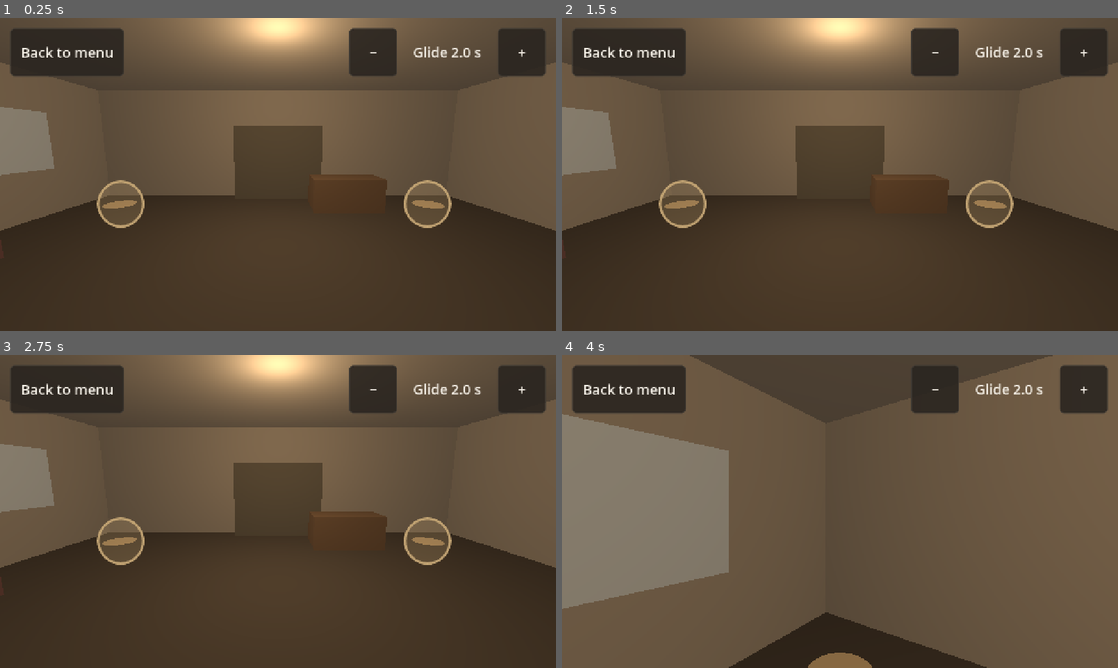
Above: before the commit, frames 1-4 (two rows, left to right).
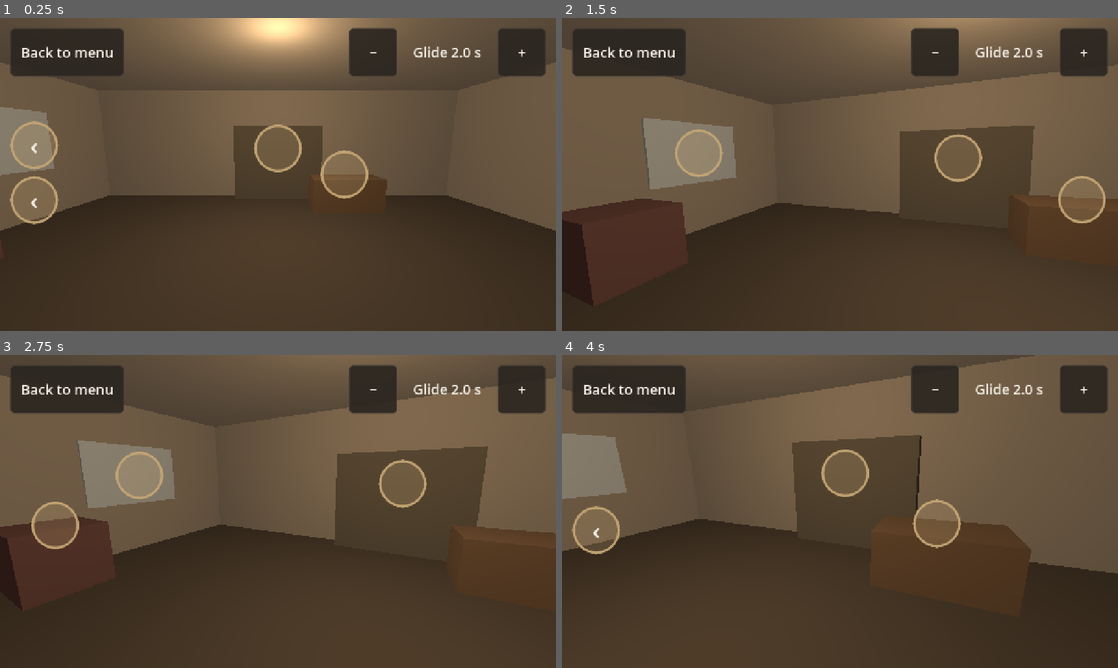
Above: after the commit, the same moments.

Repository: dsickles/Threshold
Game: Godot game, scene res://scenes/m0_checks/viewpoints_check.tscn
Two runs of this game, one before a commit and one after it. Both use one fixed random seed, a clock stepped at 60 frames per second and the inputs below. This scene is started directly instead of the project's main scene.
Inputs (mouse positions are in pixels of both pictures, inside the frame that each line leads up to):
- Up to frame 1 (0.25 s): no input
- Up to frame 2 (1.5 s): click (595, 146) at 0.5 s, where only the run after the commit has a clickable "‹"; click (595, 208) at 1.25 s, where only the run after the commit has a clickable "‹"
- Up to frame 3 (2.75 s): click (522, 545) at 2 s, where only the run after the commit has a clickable "›"
- Up to frame 4 (4 s): click (684, 539) at 2.77 s; click (595, 467) at 3.5 s, where only the run after the commit has a clickable "‹"

The runs differ from the first frame. In frame 1, 4.2% of the frame differs, in the area x 1-82%, y 32-68%; in frame 2, 24%; in frame 3, 25%; in frame 4, 48%, in the area x 0-100%, y 0-100%.

Commit message:
DAS-69: tap a thing to glide to a view of it; off-screen spots pin to the edge
Replaces the walk-then-turn glide. Viewpoints now frame the window, table,
armchair and shelf, with rings on the things themselves.

Co-Authored-By: Claude Opus 5.5 (1M context) <noreply@anthropic.com>
Claude-Session: https://claude.ai/code/session_01UAkB73u8qYuUAeMKa7yUMB

Diff:
--- a/game/scenes/m0_checks/viewpoints_check.gd
+++ b/game/scenes/m0_checks/viewpoints_check.gd
@@ -1,6 +1,6 @@
 extends Node3D
-## M0 check 3 (DAS-69): a gray-box room with four viewpoints. Tap a ring to
-## glide the camera there. On-screen buttons change the glide duration so Dan
+## M0 check 3 (DAS-69): a gray-box room with four viewpoints. Tap a ring on a
+## thing to glide to a view looking at it. On-screen buttons change the glide duration so Dan
 ## can pick the one that feels right. Throwaway M0 scaffolding, not the House.
 
 const MENU_SCENE := "res://scenes/ui/m0_menu.tscn"
@@ -9,13 +9,17 @@
 const ROOM_SIZE := Vector3(10.0, 3.0, 7.0)
 const EYE_HEIGHT := 1.6
 
-# Where each viewpoint stands and what it looks at.
+# Each viewpoint frames one thing: its ring sits on "focus", and the camera
+# stands at "stand" looking at it.
 const VIEWPOINTS: Array[Dictionary] = [
-	{"stand": Vector3(0.0, 0.0, 3.0), "look_at": Vector3(0.0, 1.0, -1.0)},  # Doorway
-	{"stand": Vector3(-4.0, 0.0, -2.5), "look_at": Vector3(0.0, 1.0, 2.0)},  # Window
-	{"stand": Vector3(3.8, 0.0, -2.5), "look_at": Vector3(-1.0, 1.0, 1.0)},  # Table
-	{"stand": Vector3(-3.8, 0.0, 2.3), "look_at": Vector3(2.0, 1.0, -1.5)},  # Armchair
+	{"focus": Vector3(-4.9, 1.6, -1.0), "stand": Vector3(-1.6, 0.0, 0.2)},  # Window
+	{"focus": Vector3(1.6, 0.8, -2.3), "stand": Vector3(2.4, 0.0, 0.6)},  # Table
+	{"focus": Vector3(-4.3, 0.9, 0.6), "stand": Vector3(-1.4, 0.0, 2.2)},  # Armchair
+	{"focus": Vector3(0.0, 1.4, -3.1), "stand": Vector3(-0.6, 0.0, 0.4)},  # Shelf
 ]
+# Where you start: in the doorway, looking into the room.
+const START_STAND := Vector3(0.0, 0.0, 3.0)
+const START_LOOK_AT := Vector3(0.0, 1.0, -1.0)
 
 # Gray-box furniture: [centre, size, colour].
 const PROPS: Array[Array] = [
@@ -24,21 +28,18 @@
 	[Vector3(0.0, 1.0, -3.3), Vector3(2.4, 2.0, 0.4), Color(0.4, 0.38, 0.34)],  # Shelf
 	[Vector3(4.7, 0.5, 2.2), Vector3(0.6, 1.0, 1.4), Color(0.38, 0.36, 0.33)],  # Cabinet
 	[Vector3(-4.95, 1.6, -1.0), Vector3(0.05, 1.2, 1.8), Color(0.75, 0.8, 0.85)],  # Window
-	[Vector3(0.0, 1.05, 3.45), Vector3(1.2, 2.1, 0.05), Color(0.3, 0.24, 0.18)],  # Door
 ]
-
-# A glide turns to face the tapped spot, moves there still facing it, then
-# turns to that viewpoint's framed shot. These are where each part ends.
-const TURN_END := 0.2
-const MOVE_END := 0.8
 
 const GLIDE_MIN := 0.2
 const GLIDE_MAX := 3.0
 const GLIDE_STEP := 0.2
 const RING_SIZE := 110.0
+const EDGE_MARGIN := 24.0
+# Keeps pinned rings clear of the Back and glide buttons along the top.
+const TOP_CLEAR := 160.0
 
 var _glide_seconds := 2.0
-var _current := 0
+var _current := -1
 var _camera: Camera3D
 var _tween: Tween
 var _rings: Array[Button] = []
@@ -50,7 +51,7 @@
 	_camera = Camera3D.new()
 	_camera.fov = 70.0
 	add_child(_camera)
-	_camera.global_transform = _viewpoint_transform(_current)
+	_camera.global_transform = _look_from(START_STAND, START_LOOK_AT)
 	_build_ui()
 
 
@@ -63,8 +64,12 @@
 
 func _viewpoint_transform(index: int) -> Transform3D:
 	var vp: Dictionary = VIEWPOINTS[index]
-	var eye: Vector3 = vp.stand + Vector3.UP * EYE_HEIGHT
-	return Transform3D.IDENTITY.translated(eye).looking_at(vp.look_at, Vector3.UP)
+	return _look_from(vp.stand, vp.focus)
+
+
+func _look_from(stand: Vector3, target: Vector3) -> Transform3D:
+	var eye := stand + Vector3.UP * EYE_HEIGHT
+	return Transform3D.IDENTITY.translated(eye).looking_at(target, Vector3.UP)
 
 
 func _go_to(index: int) -> void:
@@ -75,36 +80,58 @@
 		_tween.kill()
 	var from := _camera.global_transform
 	var to := _viewpoint_transform(index)
-	var heading := to.origin - from.origin
-	heading.y = 0.0
-	var facing := from.looking_at(from.origin + heading, Vector3.UP).basis
-	_tween = create_tween()
-	_tween.tween_method(_apply_glide.bind(from, facing, to), 0.0, 1.0, _glide_seconds)
-
-
-func _apply_glide(t: float, from: Transform3D, facing: Basis, to: Transform3D) -> void:
-	var basis: Basis
-	if t < TURN_END:
-		basis = from.basis.slerp(facing, smoothstep(0.0, TURN_END, t))
-	elif t < MOVE_END:
-		basis = facing
-	else:
-		basis = facing.slerp(to.basis, smoothstep(MOVE_END, 1.0, t))
-	var move := smoothstep(TURN_END, MOVE_END, t)
-	_camera.global_transform = Transform3D(basis, from.origin.lerp(to.origin, move))
-
-
-# Each viewpoint gets a ring on the floor in the 3D room and a tappable button
-# drawn over it, so the target stays at least 44px however far away it is.
+	_tween = create_tween().set_trans(Tween.TRANS_SINE).set_ease(Tween.EASE_IN_OUT)
+	_tween.tween_method(_apply_glide.bind(from, to), 0.0, 1.0, _glide_seconds)
+
+
+func _apply_glide(t: float, from: Transform3D, to: Transform3D) -> void:
+	_camera.global_transform = from.interpolate_with(to, t)
+
+
+# Each viewpoint gets a tappable ring drawn over the thing it frames, so the
+# target stays at least 44px however far away it is. A thing out of view gets
+# its ring pinned to the screen edge on its side, with an arrow, so there is
+# always somewhere visible to go.
 func _place_rings() -> void:
 	var screen := get_viewport().get_visible_rect()
+	var half := RING_SIZE / 2.0
+	var area := Rect2(
+		Vector2(EDGE_MARGIN + half, TOP_CLEAR + half),
+		screen.size - Vector2(2.0 * (EDGE_MARGIN + half), TOP_CLEAR + EDGE_MARGIN + 2.0 * half))
+	var pinned_left: Array[Button] = []
+	var pinned_right: Array[Button] = []
 	for i in _rings.size():
 		var ring := _rings[i]
-		var floor_point: Vector3 = VIEWPOINTS[i].stand + Vector3.UP * 0.02
-		var in_front := i != _current and not _camera.is_position_behind(floor_point)
-		var point := _camera.unproject_position(floor_point)
-		ring.visible = in_front and screen.grow(RING_SIZE).has_point(point)
+		ring.visible = i != _current
+		var focus: Vector3 = VIEWPOINTS[i].focus
+		var point := _camera.unproject_position(focus)
+		if _camera.is_position_behind(focus):
+			var local := _camera.global_transform.affine_inverse() * focus
+			point = Vector2(screen.size.x if local.x > 0.0 else 0.0, screen.size.y / 2.0)
+		ring.text = ""
+		if ring.visible and not area.has_point(point):
+			point = point.clamp(area.position, area.end)
+			var right := point.x > screen.size.x / 2.0
+			ring.text = "›" if right else "‹"
+			(pinned_right if right else pinned_left).append(ring)
 		ring.position = point - ring.size / 2.0
+	for side in [pinned_left, pinned_right]:
+		_spread(side, area)
+
+
+# Pinned rings on the same edge would sit on top of each other, so stack them.
+func _spread(rings: Array[Button], area: Rect2) -> void:
+	if rings.size() < 2:
+		return
+	rings.sort_custom(func(a: Button, b: Button) -> bool: return a.position.y < b.position.y)
+	var gap := RING_SIZE + 16.0
+	var mid := 0.0
+	for ring in rings:
+		mid += ring.position.y
+	mid /= rings.size()
+	var top := clampf(mid - gap * (rings.size() - 1) / 2.0, area.position.y - RING_SIZE / 2.0, area.end.y - RING_SIZE / 2.0 - gap * (rings.size() - 1))
+	for k in rings.size():
+		rings[k].position.y = top + gap * k
 
 
 func _set_glide(seconds: float) -> void:
@@ -140,22 +167,6 @@
 	_add_box(Vector3(half.x + 0.05, half.y, 0.0), Vector3(0.1, ROOM_SIZE.y, ROOM_SIZE.z), wall)
 	for prop in PROPS:
 		_add_box(prop[0], prop[1], prop[2])
-
-	for vp in VIEWPOINTS:
-		var disc := CylinderMesh.new()
-		disc.top_radius = 0.35
-		disc.bottom_radius = 0.35
-		disc.height = 0.02
-		var mat := StandardMaterial3D.new()
-		mat.albedo_color = ACCENT
-		mat.emission_enabled = true
-		mat.emission = ACCENT
-		mat.emission_energy_multiplier = 0.4
-		disc.material = mat
-		var mesh := MeshInstance3D.new()
-		mesh.mesh = disc
-		mesh.position = vp.stand + Vector3.UP * 0.01
-		add_child(mesh)
 
 
 func _add_box(centre: Vector3, size: Vector3, colour: Color) -> void:
@@ -193,6 +204,7 @@
 		for state in ["normal", "hover"]:
 			ring.add_theme_stylebox_override(state, ring_style)
 		ring.add_theme_stylebox_override("focus", StyleBoxEmpty.new())
+		ring.add_theme_font_size_override("font_size", 56)
 		for state in ["pressed", "hover_pressed"]:
 			ring.add_theme_stylebox_override(state, ring_pressed)
 		ring.pressed.connect(_go_to.bind(i))
